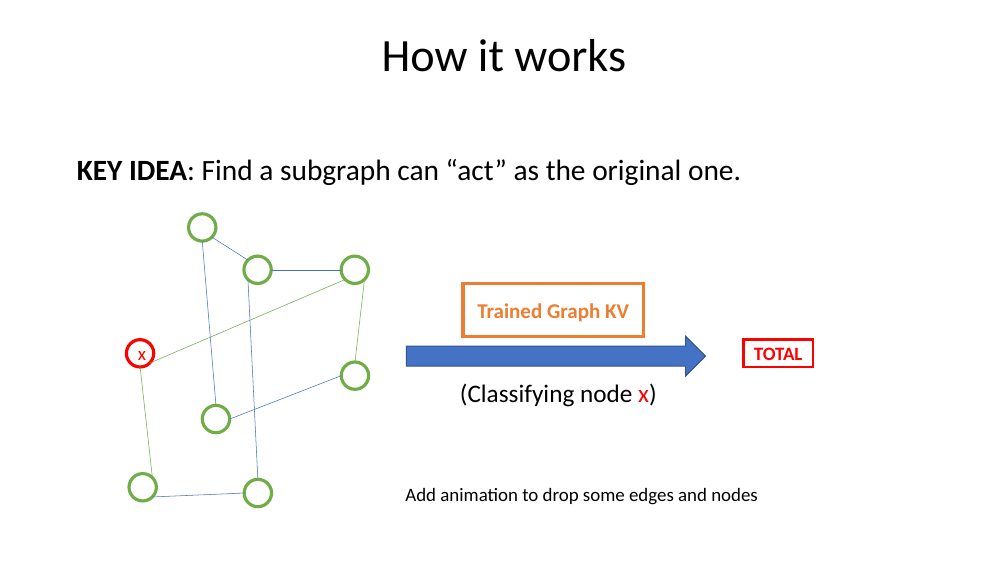
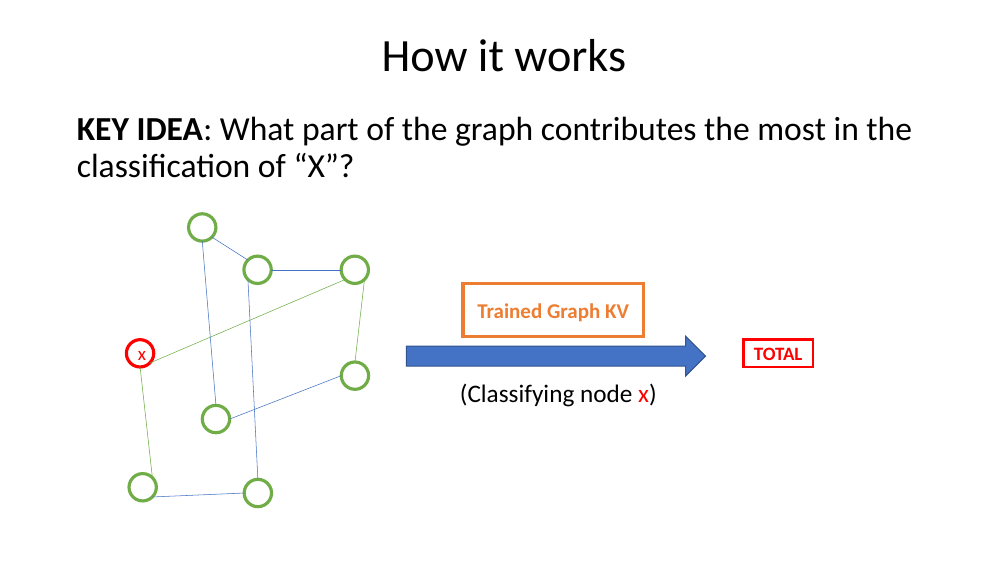
Before and after one commit to bql20000/Full_Flax, a slide deck: slide 13 of KV3 - Fullflax.pptx. Drawn at 1008x567 pixels with LibreOffice and Linux fonts; fonts in the diff are those of the drawing. Boxes give left, top, right and bottom in pixels: in the first picture for what was removed or moved away, otherwise in the second. Text is boxed around its words. In the diff, an @@ line names an element or a change of style, - is before the commit and + after.

Commit message:
completed slide part 1,3,4

```diff
--- a/KV3 - Fullflax.pptx
+++ b/KV3 - Fullflax.pptx
@@ text at box(77, 116, 912, 178): text changed; size 28 to 32 pt @@
-KEY IDEA: Find a subgraph can “act” as the original one.
+KEY IDEA: What part of the graph contributes the most in the classification of “X”?
@@ text removed at box(405, 488, 758, 505) @@
-Add animation to drop some edges and nodes
```
Also in this commit, not shown: 4 other slides changed.
